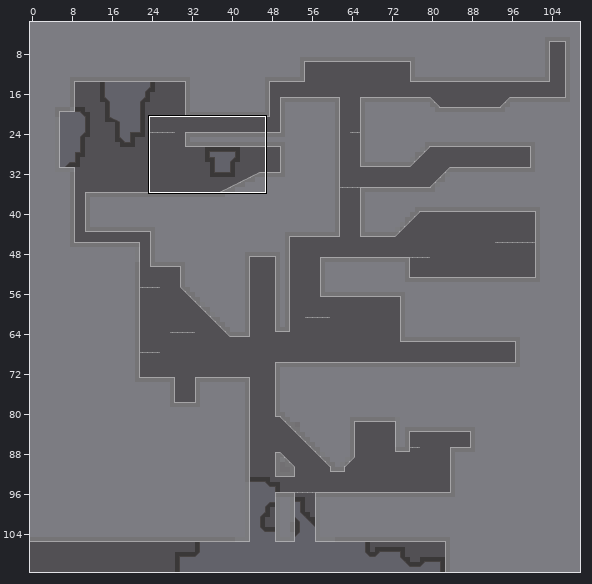
One commit to this Tiled map: Symfora/Content/bin/DesktopGL/lev/c3m2.tmx. Above: a wide view before the commit, with the close-up outlined.
Close-up. Before the commit:
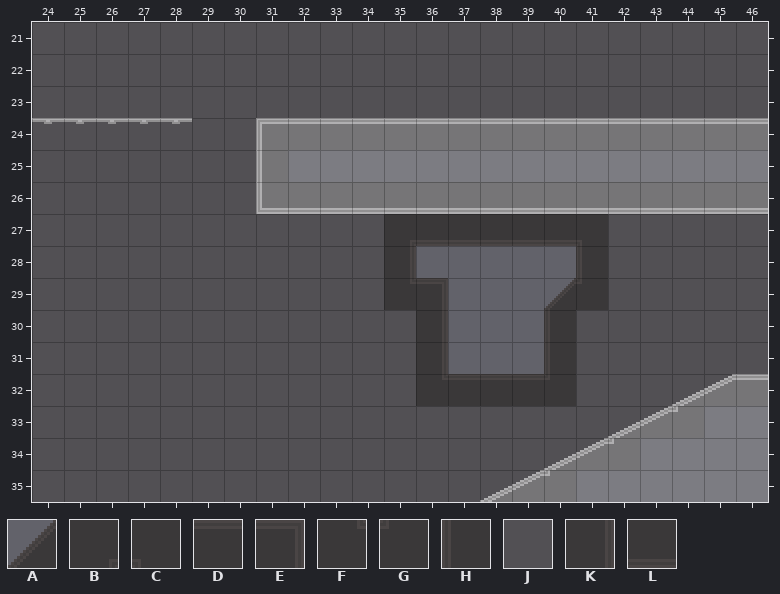
Cells are 16x16 px. Shown: x 24..46, y 21..35. The commit also changed other parts of the map, which this record leaves out.
Key: from "devSet": A 9, B 58, C 59, D 61, E 62, F 67, G 68, H 69, J 70, K 71, L 79.
_ is an empty cell.
Layers that did not change in this view are not listed.
Layer "background" before, first column x 24:
21 JJJJJJJJJJJJJJJJJJJJJJJ
22 JJJJJJJJJJJJJJJJJJJJJJJ
23 JJJJJJJJJJJJJJJJJJJJJJJ
24 JJJJJJJJJJJJJJJJJJJJJJJ
25 JJJJJJJJ_______________
26 JJJJJJJJJJJJJJJJJJJJJJJ
27 JJJJJJJJJJJBLLLLLCJJJJJ
28 JJJJJJJJJJJK_____HJJJJJ
29 JJJJJJJJJJJFE___AGJJJJJ
30 JJJJJJJJJJJJK___HJJJJJJ
31 JJJJJJJJJJJJK___HJJJJJJ
32 JJJJJJJJJJJJFDDDGJJJJJJ
33 JJJJJJJJJJJJJJJJJJJJJ__
34 JJJJJJJJJJJJJJJJJJJ____
35 JJJJJJJJJJJJJJJJJ______
After the commit:
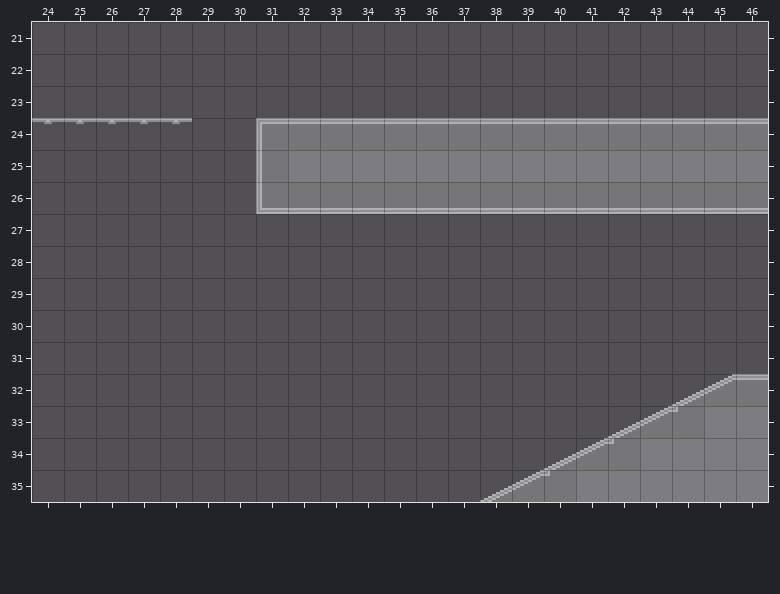
See-through tiles are keyed as they look on the map.
From old to new:
Changed rows in their new state; . is an unchanged cell.
Layer "background":
first column x 35:
27 JJJJJJJ
28 JJJJJJJ
29 JJJJJJJ
30 .JJJJJ.
31 .JJJJJ.
32 .JJJJJ.
Where, in picture pixels (left, top, right, bottom), the same in both close-ups:
changed: (384, 214, 608, 406)
